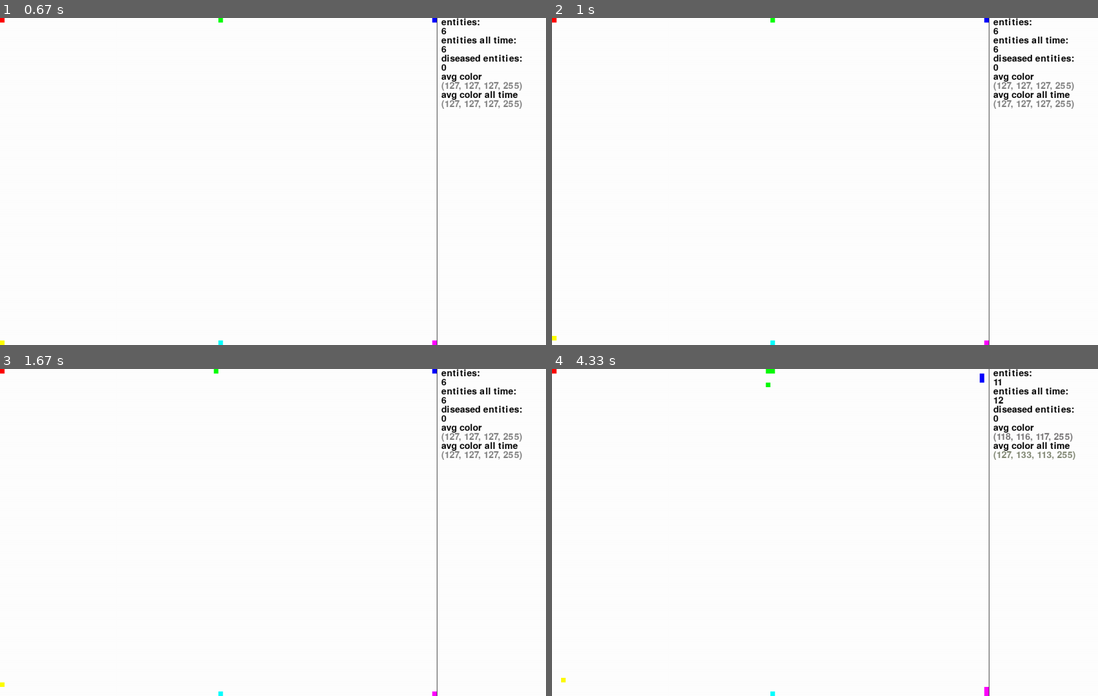
Above: before the commit, frames 1-4 (two rows, left to right).
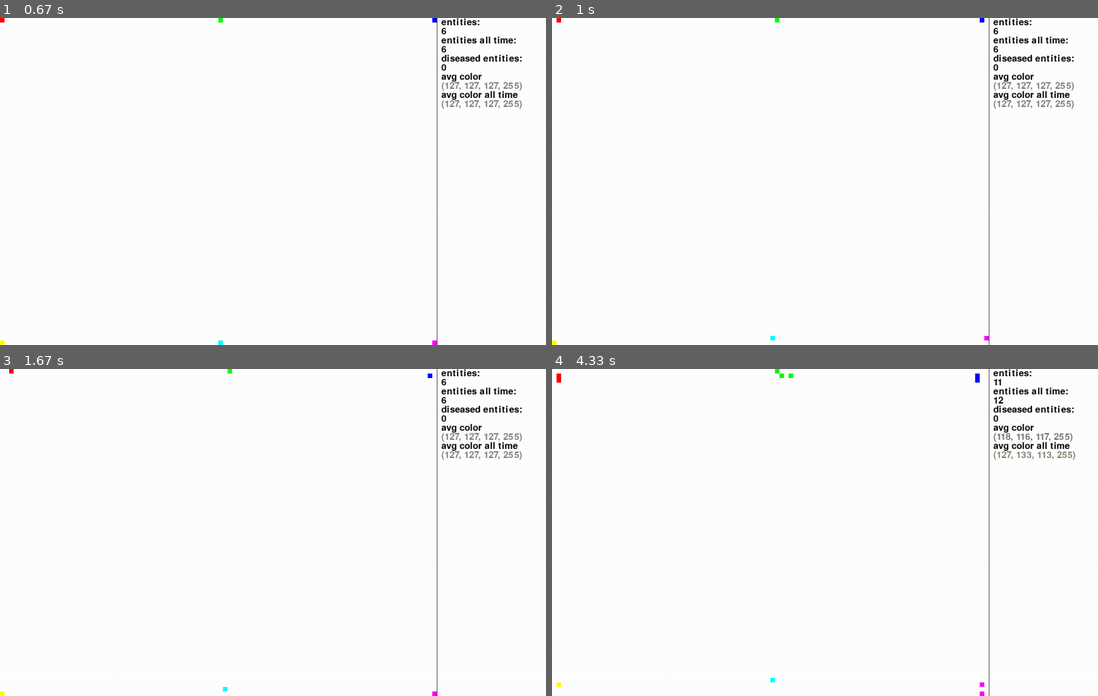
Above: after the commit, the same moments.

Repository: sbwhitt/pygame-life-simulation
Game: pygame game, started from main.py
Same seed, same stepped clock (60 frames per second), same inputs: the game is played once before the commit and once after it.
Inputs:
- Up to frame 1 (0.67 s): no input
- Up to frame 2 (1 s): no input
- Up to frame 3 (1.67 s): no input
- Up to frame 4 (4.33 s): no input

Frame 1 is identical in both runs. In frame 2, 0.1% of the frame differs, in the area x 0-80%, y 0-100%; in frame 3, 0.1%; in frame 4, 0.3%.

Commit message:
allow entities to avoid disease, disease cmd

Diff:
--- a/app.py
+++ b/app.py
@@ -84,6 +84,12 @@
         self.stats.draw_lines()
         pygame.draw.line(self.screen, colors.BLACK, (self.width, 0), (self.width, self.height))
 
+    def _toggle_mark_diseased(self):
+        if settings.MARK_DISEASED:
+            settings.MARK_DISEASED = 0
+        else:
+            settings.MARK_DISEASED = 1
+
     def _handlecmd(self, key):
         # cull half of entities
         if key == ('x' or key == 'X') and not self.paused:
@@ -118,6 +124,8 @@
         # add in start entities
         elif key == ('e' or key == 'E') and not self.paused:
             self.e_man.add_start_entities()
+        elif key == 'd' or key == 'D':
+            self._toggle_mark_diseased()
         # quit
         elif key == 'q' or key == 'Q':
             self._running = False
--- a/entity.py
+++ b/entity.py
@@ -20,16 +20,16 @@
         else:
             self.color = pygame.Color(random.randint(10, 200), random.randint(10, 200), random.randint(10, 200))
 
-    def update(self, width, height):
-        self.choice = self._choose_dir()
+    def update(self, width, height, surroundings) -> None:
+        self.choice = self._choose_dir(surroundings)
         if self.move_timer > settings.MOVE_INTERVAL:
-            if self.choice == 1 and self.rect.top != 0:
+            if self.choice == 0 and self.rect.top != 0: #up
                 self.rect = self.rect.move(0, -settings.ENT_WIDTH)
-            elif self.choice == 2 and self.rect.left != 0:
+            elif self.choice == 1 and self.rect.left != 0: #left
                 self.rect = self.rect.move(-settings.ENT_WIDTH, 0)
-            elif self.choice == 3 and self.rect.bottom != height:
+            elif self.choice == 2 and self.rect.bottom != height: #down
                 self.rect = self.rect.move(0, settings.ENT_WIDTH)
-            elif self.choice == 4 and self.rect.right != width:
+            elif self.choice == 3 and self.rect.right != width: #right
                 self.rect = self.rect.move(settings.ENT_WIDTH, 0)
             self.move_timer = 0
             self.loc = (self.rect.left, self.rect.top)
@@ -55,7 +55,7 @@
             return e
         return None
 
-    def _mutate_color(self, p_color):
+    def _mutate_color(self, p_color) -> pygame.Color:
         res = pygame.Color(0, 0, 0)
         if p_color.r >= 20 and p_color.r <= 235:
             res.r = random.randint(p_color.r-20, p_color.r+20)
@@ -77,7 +77,21 @@
             res.b = random.randint(p_color.b, p_color.b+10)
         return res
 
-    def _choose_dir(self):
+    def _safe(self, target) -> bool:
+        for e in target:
+            if e.diseased:
+                return False
+        return True
+
+    def _choose_dir(self, surroundings) -> int:
         if (self.dir_timer > settings.DIR_INTERVAL):
             self.dir_timer = 0
-            return random.randint(1, 5)
+            choices = []
+            for i in range(len(surroundings)):
+                if surroundings[i] != None and self._safe(surroundings[i]):
+                    choices.append(i)
+            if choices:
+                c = choices[random.randint(0, len(choices)-1)]
+                return c
+            else:
+                return -1
--- a/entity_manager.py
+++ b/entity_manager.py
@@ -23,7 +23,7 @@
             e.dir_timer += clock_time
             e.move_timer += clock_time
             self.m.grid[e.loc].remove(e)
-            e.update(self.width, self.height)
+            e.update(self.width, self.height, self.m.get_surroundings(e.loc))
             self.m.grid[e.loc].append(e)
 
     def render_entities(self, clock_time, paused):
@@ -32,7 +32,10 @@
                 self._remove_entity(e)
                 continue
 
-            pygame.draw.rect(self.screen, e.color, e.rect, border_radius=1)
+            if e.diseased and settings.MARK_DISEASED:
+                pygame.draw.rect(self.screen, colors.BLACK, e.rect, border_radius=1)
+            else:
+                pygame.draw.rect(self.screen, e.color, e.rect, border_radius=1)
             if paused: continue
 
             if len(self.m.grid[e.loc]) > 1:
--- a/map.py
+++ b/map.py
@@ -5,6 +5,19 @@
         self.grid = {}
         self._build_grid()
 
+    def get_surroundings(self, pos):
+        surroundings = [None, None, None, None]
+        for i in range(0, 4):
+            if i == 0 and self.grid.get((pos[0], pos[1]-10)) != None: #up
+                surroundings[0] = (self.grid.get((pos[0], pos[1]-10)))
+            if i == 1 and self.grid.get((pos[0]-10, pos[1])) != None: #left
+                surroundings[1] = (self.grid.get((pos[0]-10, pos[1])))
+            if i == 2 and self.grid.get((pos[0], pos[1]+10)) != None: #down
+                surroundings[2] = (self.grid.get((pos[0], pos[1]+10)))
+            if i == 3 and self.grid.get((pos[0]+10, pos[1])) != None: #right
+                surroundings[3] = (self.grid.get((pos[0]+10, pos[1])))
+        return surroundings
+
     def _build_grid(self):
         for i in range(int(self.width/10)):
             for j in range(int(self.height/10)+1):
--- a/settings.py
+++ b/settings.py
@@ -11,5 +11,7 @@
 MOVE_INTERVAL = 50
 DIR_INTERVAL = 700
 
+MARK_DISEASED = 1
+
 # best not to change this yet
 ENT_WIDTH = 10
Not shown, changed: README.md
